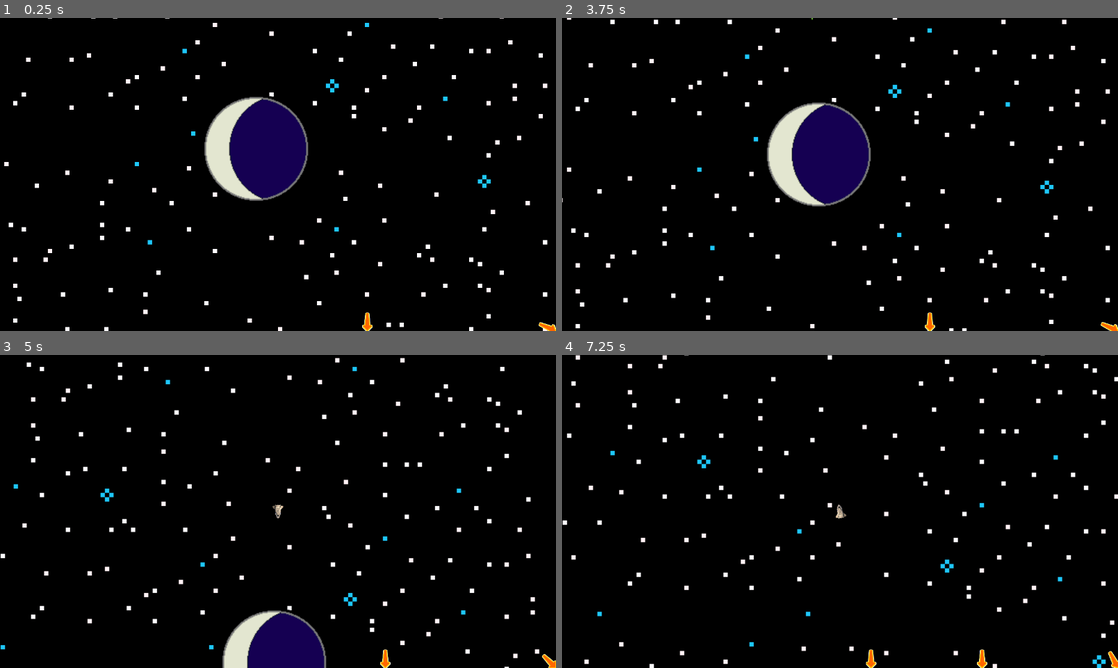
Above: before the commit, frames 1-4 (two rows, left to right).
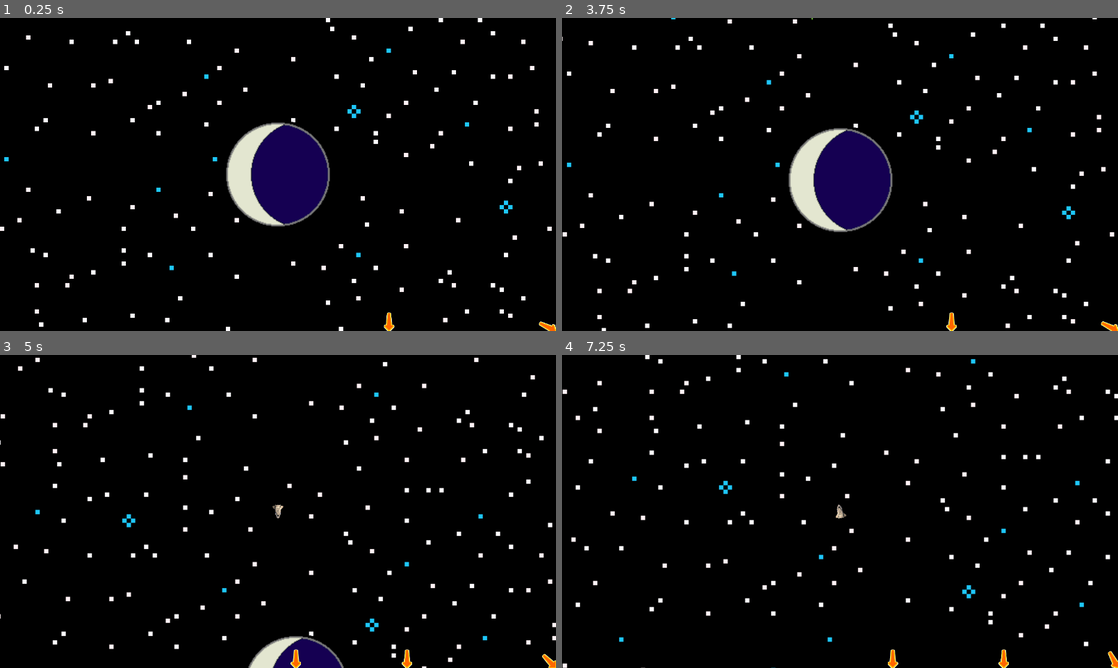
Above: after the commit, the same moments.

Repository: RPeterson0487/spacing-out
Game: Godot game, scene res://TestMain.tscn
The game is run twice, just before and just after one commit, with the same random seed, the same clock (stepped at 60 frames per second) and the same inputs.
Inputs:
- Up to frame 1 (0.25 s): no input
- Up to frame 2 (3.75 s): tap Enter at 0.5, 2.75 s; hold Right (rotateRight) 0.53-1.28 s; hold X (fullStop) 0.53-1.28 s; tap Space (shoot) at 1.25, 3.5, 3.6 s; hold Left (rotateLeft) 1.28-2 s; tap L (land) at 1.35 s; click "Launch" at 2 s; hold Right (rotateRight) 2.78-3.53 s; hold Down (rotateOpposite) 2.78-3.53 s; hold Up (forwardThrust) from 3.53 s (still down)
- Up to frame 3 (5 s): release Up (forwardThrust) at 4.28 s; hold Left (rotateLeft) from 4.28 s (still down); hold X (fullStop) from 4.28 s (still down)
- Up to frame 4 (7.25 s): release X (fullStop) at 5.03 s; tap L (land) at 5.1 s; hold Down (rotateOpposite) 5.78-6.53 s; release Left (rotateLeft) at 6.53 s; hold Right (rotateRight) from 6.53 s (still down); tap Space (shoot) at 6.6 s

The runs differ from the first frame. In frame 1, 8.5% of the frame differs, in the area x 0-100%, y 0-100%; in frame 2, 8.7%; in frame 3, 6.4%; in frame 4, 4.2%.

Commit message:
Removed print line and moved player.

Diff:
--- a/TestMain.gd
+++ b/TestMain.gd
@@ -20,4 +20,3 @@
 
 		instance.position = spawnPosition
 		add_child(instance)
-		print(instance.name, ": ", instance.global_position)
--- a/TestMain.tscn
+++ b/TestMain.tscn
@@ -11,7 +11,6 @@
 [node name="Background" parent="." instance=ExtResource( 1 )]
 
 [node name="Player" parent="." instance=ExtResource( 2 )]
-position = Vector2( 50, 59 )
 
 [node name="CanvasLayer" type="CanvasLayer" parent="."]
 
